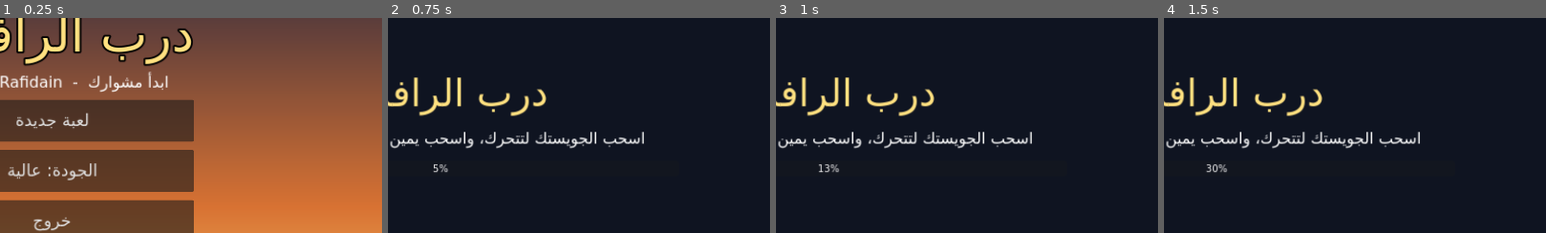
Above: before the commit, frames 1-4 (left to right).
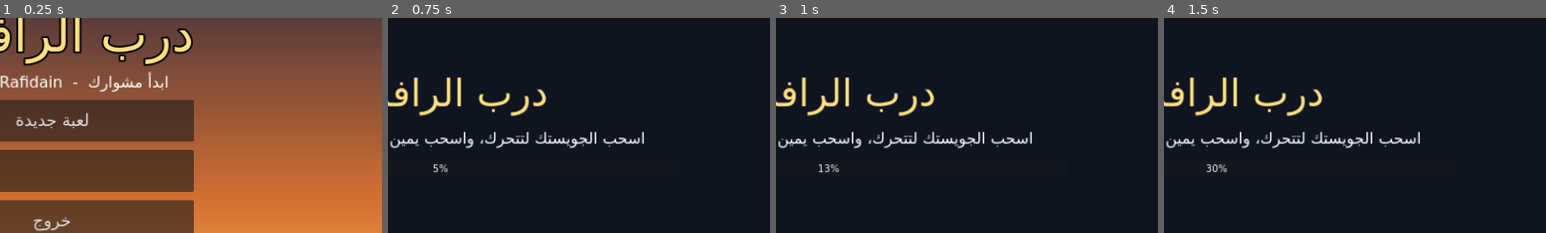
Above: after the commit, the same moments.

Repository: belal20202/darb
Game: Godot game, scene res://scenes/main_menu.tscn
The game is run twice, just before and just after one commit, with the same random seed, the same clock (stepped at 60 frames per second) and the same inputs.
Inputs (mouse positions are % of the whole screen's width and height, from its top left):
- Up to frame 1 (0.25 s): no input
- Up to frame 2 (0.75 s): click "لعبة جديدة" at 0.5 s
- Up to frame 3 (1 s): no input
- Up to frame 4 (1.5 s): move the mouse to (72, 45) at 1.27 s; hold D (move_right) from 1.28 s (still down); hold H (horn) from 1.28 s (still down); click (72, 45) at 1.42 s
The pictures show only the part of the screen within x 43-93%, y 26-76%; the shares and areas given below are measured in that part.

The runs differ from the first frame. In frame 1, 0.6% of the frame differs, in the area x 2-26%, y 67-76%; in frame 2, nothing differs; in frame 3, nothing differs; in frame 4, nothing differs.
Error after the commit: Out of bounds get index '3' (on base: 'Array') (res://scripts/main_menu.gd:86)

Commit message:
Update game.gd

Diff:
--- a/scripts/game.gd
+++ b/scripts/game.gd
@@ -3,7 +3,7 @@
 
 const SAVE_PATH := "user://darb_save.json"
 
-var money: int = 1500000
+var money: int = 5000
 var owned_vehicles: Array = []
 var owned_weapons: Array = []
 var owned_clothes: Array = ["shirt_white", "pants_black"]
@@ -11,7 +11,8 @@
 var weapon_equipped: String = ""
 var mission_index: int = 0
 var hours: float = 8.0
-var quality: int = 2
+var quality: int = 3        # 0 low, 1 medium, 2 high, 3 auto
+var tier: int = 1           # detected device class 0..2
 var busy: bool = false
 var joy: Vector2 = Vector2.ZERO
 var next_scene: String = "res://scenes/world.tscn"
@@ -33,6 +34,7 @@
 
 func _ready() -> void:
 	font = load("res://fonts/DejaVuSans.ttf")
+	tier = detect_tier()
 	_setup_input()
 	_build_items()
 	_build_landmarks()
@@ -42,7 +44,7 @@
 	var map := {
 		"move_forward": [KEY_W, KEY_UP], "move_back": [KEY_S, KEY_DOWN],
 		"move_left": [KEY_A, KEY_LEFT], "move_right": [KEY_D, KEY_RIGHT],
-		"interact": [KEY_E, KEY_F], "brake": [KEY_SPACE], "jump": [KEY_SPACE], "horn": [KEY_H], "phone": [KEY_TAB],
+		"interact": [KEY_E, KEY_F], "brake": [KEY_SPACE], "jump": [KEY_SPACE], "horn": [KEY_H], "sprint": [KEY_SHIFT], "phone": [KEY_TAB],
 	}
 	for a in map:
 		if not InputMap.has_action(a):
@@ -51,6 +53,23 @@
 			var e := InputEventKey.new()
 			e.physical_keycode = k
 			InputMap.action_add_event(a, e)
+
+func detect_tier() -> int:
+	var cores := OS.get_processor_count()
+	var mem_mb := 0
+	var mi := OS.get_memory_info()
+	if mi.has("physical"):
+		mem_mb = int(mi["physical"]) / 1048576
+	var score := 1
+	if cores >= 8:
+		score += 1
+	elif cores <= 4:
+		score -= 1
+	if mem_mb >= 6000:
+		score += 1
+	elif mem_mb > 0 and mem_mb < 3500:
+		score -= 1
+	return clampi(score, 0, 2)
 
 func play_ui(n: String) -> void:
 	if _ui == null:
@@ -80,27 +99,27 @@
 # ---------------------------------------------------------------- catalog
 func _build_items() -> void:
 	items = [
-		{"id": "pistol", "cat": "weapon", "name": "مسدس", "price": 1500000},
-		{"id": "shotgun", "cat": "weapon", "name": "بندقية صيد", "price": 3500000},
-		{"id": "smg", "cat": "weapon", "name": "رشاش خفيف", "price": 4500000},
-		{"id": "rifle", "cat": "weapon", "name": "بندقية آلية", "price": 9000000},
+		{"id": "pistol", "cat": "weapon", "name": "مسدس", "price": 400000},
+		{"id": "shotgun", "cat": "weapon", "name": "بندقية صيد", "price": 900000},
+		{"id": "smg", "cat": "weapon", "name": "رشاش خفيف", "price": 1200000},
+		{"id": "rifle", "cat": "weapon", "name": "بندقية آلية", "price": 2500000},
 		{"id": "shirt_white", "cat": "cloth", "slot": "shirt", "name": "دشداشة بيضاء", "price": 0, "color": Color(0.94, 0.94, 0.92), "robe": true},
-		{"id": "shirt_blue", "cat": "cloth", "slot": "shirt", "name": "قميص أزرق", "price": 45000, "color": Color(0.2, 0.4, 0.8)},
-		{"id": "shirt_red", "cat": "cloth", "slot": "shirt", "name": "قميص أحمر", "price": 35000, "color": Color(0.75, 0.12, 0.12)},
-		{"id": "shirt_green", "cat": "cloth", "slot": "shirt", "name": "قميص أخضر", "price": 40000, "color": Color(0.15, 0.5, 0.25)},
-		{"id": "shirt_black", "cat": "cloth", "slot": "shirt", "name": "قميص أسود", "price": 50000, "color": Color(0.08, 0.08, 0.1)},
-		{"id": "suit", "cat": "cloth", "slot": "shirt", "name": "بدلة رسمية", "price": 600000, "color": Color(0.12, 0.13, 0.2)},
+		{"id": "shirt_blue", "cat": "cloth", "slot": "shirt", "name": "قميص أزرق", "price": 8000, "color": Color(0.2, 0.4, 0.8)},
+		{"id": "shirt_red", "cat": "cloth", "slot": "shirt", "name": "قميص أحمر", "price": 6500, "color": Color(0.75, 0.12, 0.12)},
+		{"id": "shirt_green", "cat": "cloth", "slot": "shirt", "name": "قميص أخضر", "price": 7500, "color": Color(0.15, 0.5, 0.25)},
+		{"id": "shirt_black", "cat": "cloth", "slot": "shirt", "name": "قميص أسود", "price": 9000, "color": Color(0.08, 0.08, 0.1)},
+		{"id": "suit", "cat": "cloth", "slot": "shirt", "name": "بدلة رسمية", "price": 120000, "color": Color(0.12, 0.13, 0.2)},
 		{"id": "pants_black", "cat": "cloth", "slot": "pants", "name": "بنطلون أسود", "price": 0, "color": Color(0.08, 0.08, 0.09)},
-		{"id": "pants_jeans", "cat": "cloth", "slot": "pants", "name": "جينز", "price": 60000, "color": Color(0.2, 0.3, 0.5)},
-		{"id": "pants_beige", "cat": "cloth", "slot": "pants", "name": "بنطلون بيج", "price": 55000, "color": Color(0.72, 0.62, 0.45)},
-		{"id": "head_ghutra", "cat": "cloth", "slot": "head", "name": "غترة وعقال", "price": 90000, "head": "ghutra"},
-		{"id": "scooter", "cat": "bike", "name": "سكوتر", "price": 1200000, "bike": true, "color": Color(0.9, 0.5, 0.1), "dim": Vector3(0.6, 1.0, 1.7), "power": 650.0, "max_speed": 20.0, "mass": 160.0},
-		{"id": "moto", "cat": "bike", "name": "دراجة نارية", "price": 4500000, "bike": true, "color": Color(0.1, 0.1, 0.12), "dim": Vector3(0.7, 1.0, 2.1), "power": 1200.0, "max_speed": 38.0, "mass": 230.0},
-		{"id": "sedan", "cat": "car", "name": "سيدان عائلية", "price": 12000000, "color": Color(0.72, 0.74, 0.8), "dim": Vector3(1.8, 1.3, 4.3), "power": 2300.0, "max_speed": 38.0, "mass": 1100.0},
-		{"id": "taxi", "cat": "car", "name": "تكسي (أبيض وبرتقالي)", "price": 15000000, "taxi": true, "color": Color(0.96, 0.96, 0.96), "dim": Vector3(1.8, 1.3, 4.3), "power": 2300.0, "max_speed": 36.0, "mass": 1100.0},
-		{"id": "pickup", "cat": "car", "name": "بيك أب", "price": 20000000, "color": Color(0.78, 0.58, 0.25), "dim": Vector3(2.0, 1.6, 5.0), "power": 2800.0, "max_speed": 32.0, "mass": 1700.0},
-		{"id": "suv", "cat": "car", "name": "دفع رباعي", "price": 28000000, "color": Color(0.12, 0.18, 0.14), "dim": Vector3(2.0, 1.6, 4.8), "power": 3000.0, "max_speed": 34.0, "mass": 1900.0},
-		{"id": "sport", "cat": "car", "name": "سيارة رياضية", "price": 55000000, "color": Color(0.8, 0.1, 0.1), "dim": Vector3(1.9, 1.2, 4.4), "power": 3600.0, "max_speed": 52.0, "mass": 1200.0},
+		{"id": "pants_jeans", "cat": "cloth", "slot": "pants", "name": "جينز", "price": 12000, "color": Color(0.2, 0.3, 0.5)},
+		{"id": "pants_beige", "cat": "cloth", "slot": "pants", "name": "بنطلون بيج", "price": 10000, "color": Color(0.72, 0.62, 0.45)},
+		{"id": "head_ghutra", "cat": "cloth", "slot": "head", "name": "غترة وعقال", "price": 20000, "head": "ghutra"},
+		{"id": "scooter", "cat": "bike", "name": "سكوتر", "price": 300000, "bike": true, "color": Color(0.9, 0.5, 0.1), "dim": Vector3(0.6, 1.0, 1.7), "power": 650.0, "max_speed": 20.0, "mass": 160.0},
+		{"id": "moto", "cat": "bike", "name": "دراجة نارية", "price": 1000000, "bike": true, "color": Color(0.1, 0.1, 0.12), "dim": Vector3(0.7, 1.0, 2.1), "power": 1200.0, "max_speed": 38.0, "mass": 230.0},
+		{"id": "sedan", "cat": "car", "name": "سيدان عائلية", "price": 3000000, "color": Color(0.72, 0.74, 0.8), "dim": Vector3(1.8, 1.3, 4.3), "power": 2300.0, "max_speed": 38.0, "mass": 1100.0},
+		{"id": "taxi", "cat": "car", "name": "تكسي (أبيض وبرتقالي)", "price": 3500000, "taxi": true, "color": Color(0.96, 0.96, 0.96), "dim": Vector3(1.8, 1.3, 4.3), "power": 2300.0, "max_speed": 36.0, "mass": 1100.0},
+		{"id": "pickup", "cat": "car", "name": "بيك أب", "price": 5000000, "color": Color(0.78, 0.58, 0.25), "dim": Vector3(2.0, 1.6, 5.0), "power": 2800.0, "max_speed": 32.0, "mass": 1700.0},
+		{"id": "suv", "cat": "car", "name": "دفع رباعي", "price": 7000000, "color": Color(0.12, 0.18, 0.14), "dim": Vector3(2.0, 1.6, 4.8), "power": 3000.0, "max_speed": 34.0, "mass": 1900.0},
+		{"id": "sport", "cat": "car", "name": "سيارة رياضية", "price": 12000000, "color": Color(0.8, 0.1, 0.1), "dim": Vector3(1.9, 1.2, 4.4), "power": 3600.0, "max_speed": 52.0, "mass": 1200.0},
 	]
 
 func item(id: String) -> Dictionary:
@@ -185,36 +204,71 @@
 
 func _build_story() -> void:
 	story = [
-		{"title": "أول مشوار", "giver": "أبو علي", "from": 0, "to": 1, "vehicle": false, "reward": 150000,
+		{"title": "أول مشوار", "giver": "أبو علي", "from": 0, "to": 1,
 		 "intro": [["أبو علي", "هلا بيك ابني! أني أبو علي صاحب المخبز. اليوم المحل مزدحم وما أگدر أترك التنور."],
 				   ["أبو علي", "خذ هاي الصمونات الحارة وسلّمها لصاحب مقهى الشناشيل، وبعدها أعطيك أجرتك."]],
 		 "outro": [["صاحب المقهى", "الله يخليك! صمون أبو علي ما ينتسى. هاك هاي الأجرة."]]},
-		{"title": "أوراق مهمة", "giver": "الأستاذ ليث", "from": 1, "to": 3, "vehicle": false, "reward": 250000,
-		 "intro": [["الأستاذ ليث", "أنت الشاب اللي يشتغل مشاوير؟ عندي أوراق ضرورية لازم توصل مول الرافدين."],
-				   ["الأستاذ ليث", "الشارع طويل شوية، إذا عندك سكوتر أسرع. المحلات بالمول تبيع كل شي."]],
-		 "outro": [["موظف المول", "وصلت الأوراق! شكراً إلك. تگدر تتجول بالمول وتشتري دراجة أو ملابس."]]},
-		{"title": "اشتري دراجتك", "giver": "أبو علي", "from": 3, "to": 5, "vehicle": true, "reward": 350000,
-		 "intro": [["أبو علي", "شفتك تمشي على رجلك طول اليوم! روح لمحل الدراجات واشتري سكوتر."],
-				   ["أبو علي", "بعدين خذ هاي الوجبة لمطعم الفرات، لازم تكون بسيارة أو دراجة حتى تبقى حارة."]],
-		 "outro": [["صاحب المطعم", "يعطيك العافية! الوجبة وصلت سخنة. تنتظرك مشاوير أكثر."]]},
-		{"title": "التكسي", "giver": "الحاج كاظم", "from": 5, "to": 2, "vehicle": true, "reward": 450000,
-		 "intro": [["الحاج كاظم", "ابني، شغل التكسي أحسن شغل بالمدينة. اشتري تكسي من المعرض وخذ ركاب."],
-				   ["الحاج كاظم", "أو بس اطلب تكسي من التلفون إذا تريد توصل لمكان وتتعب."]],
-		 "outro": [["الحاج كاظم", "هذا مفتاح الرزق! افتح التلفون وابدأ شغل التكسي."]]},
+		{"title": "أوراق مهمة", "giver": "الأستاذ ليث", "from": 1, "to": 2,
+		 "intro": [["الأستاذ ليث", "أنت الشاب اللي يشتغل مشاوير؟ عندي أوراق ضرورية لازم توصل ساحة الرافدين."],
+				   ["الأستاذ ليث", "المشاوير القريبة أجرتها قليلة، بس كل ما تبعد أكثر تزيد أجرتك."]],
+		 "outro": [["موظف", "وصلت الأوراق! شكراً إلك، هاي أجرتك."]]},
+		{"title": "وجبة للمطعم", "giver": "أبو علي", "from": 2, "to": 5,
+		 "intro": [["أبو علي", "خذ هاي الأكلة لمطعم الفرات. وإذا جمعت فلوس، محل الدراجات يبيع سكوتر يسهّل عليك الطريق."]],
+		 "outro": [["صاحب المطعم", "يعطيك العافية! تنتظرك مشاوير أبعد وأجرتها أحسن."]]},
+		{"title": "رسالة للمستشفى", "giver": "الحاج كاظم", "from": 5, "to": 7,
+		 "intro": [["الحاج كاظم", "ابني، هاي رسالة مستعجلة للمستشفى. المسافة بعيدة بس أجرتها تستاهل."],
+				   ["الحاج كاظم", "وبعدين شغل التكسي أحسن شغل بالمدينة، اشتري تكسي من المعرض إذا صارت عندك فلوس."]],
+		 "outro": [["الحاج كاظم", "سلمت إيدك! هاي أجرتك. افتح التلفون إذا تحتاج تكسي."]]},
 	]
 
-func make_mission(i: int) -> Dictionary:
+func _blocks(a: int, b: int) -> int:
+	var ga: Vector2i = landmarks[a]["grid"]
+	var gb: Vector2i = landmarks[b]["grid"]
+	return absi(ga.x - gb.x) + absi(ga.y - gb.y)
+
+func _pair(i: int) -> Vector2i:
 	if i < story.size():
-		return story[i]
+		return Vector2i(int(story[i]["from"]), int(story[i]["to"]))
 	var r := RandomNumberGenerator.new()
 	r.seed = 7919 * (i + 1)
 	var n := landmarks.size()
 	var a := r.randi_range(0, n - 1)
-	var b := r.randi_range(0, n - 1)
-	if b == a:
-		b = (a + 5) % n
+	var want := mini(2 + (i - story.size()) / 4, 12)
+	var best := (a + 1) % n
+	var best_d := 999
+	for k in n:
+		if k == a:
+			continue
+		var diff := absi(_blocks(a, k) - want)
+		if diff < best_d or (diff == best_d and r.randf() < 0.4):
+			best_d = diff
+			best = k
+	return Vector2i(a, best)
+
+func _reward(i: int, dist: float, vehicle: bool) -> int:
+	var v := (1500.0 + dist * 28.0) * (1.25 if vehicle else 1.0) * (1.0 + float(i) * 0.03)
+	return int(roundf(v / 250.0)) * 250
+
+func make_mission(i: int) -> Dictionary:
+	var pr := _pair(i)
+	var a := pr.x
+	var b := pr.y
+	var travel := 0.0
+	if i > 0:
+		travel = float(_blocks(_pair(i - 1).y, a)) * Nav.B
+	var dist := float(_blocks(a, b)) * Nav.B + travel
+	if i < story.size():
+		var m: Dictionary = story[i].duplicate()
+		m["vehicle"] = false
+		m["reward"] = _reward(i, dist, false)
+		return m
+	var r := RandomNumberGenerator.new()
+	r.seed = 104729 * (i + 1)
+	var has_v := owned_vehicles.size() > 0
 	var giver: String = givers[r.randi() % givers.size()]
 	var kind := r.randi() % 5
+	if not has_v and (kind == 1 or kind == 2 or kind == 4):
+		kind = 0 if r.randf() < 0.5 else 3
 	var dest: String = landmarks[b]["name"]
 	var title := ""
 	var intro: Array = []
@@ -228,7 +282,7 @@
 		1:
 			title = "طلبية أكل"
 			vehicle = true
-			intro = [[giver, "الزبون ينتظر الأكل بـ %s. لازم بسيارة حتى ما يبرد." % dest], [giver, "يلا، كل دقيقة تفرق!"]]
+			intro = [[giver, "الزبون ينتظر الأكل بـ %s. لازم بسيارة أو دراجة حتى ما يبرد." % dest], [giver, "يلا، كل دقيقة تفرق!"]]
 			outro = [["الزبون", "حار وبوقته! تستاهل بخشيش."]]
 		2:
 			title = "راكب مستعجل"
@@ -242,11 +296,10 @@
 		_:
 			title = "جلب أغراض"
 			vehicle = true
-			intro = [[giver, "كلمني صديقي بـ %s يريد أغراض من عندي. خذها له بسيارتك." % dest]]
+			intro = [[giver, "كلمني صديقي بـ %s يريد أغراض من عندي. خذها له بسيارتك أو دراجتك." % dest]]
 			outro = [["الصديق", "يا هلا بيك! شكراً على المشوار."]]
-	var reward := 90000 + int(lm_dist(a, b) * 350.0) + i * 2000
-	reward = (reward / 5000) * 5000
-	return {"title": title, "giver": giver, "from": a, "to": b, "vehicle": vehicle, "reward": reward, "intro": intro, "outro": outro}
+	return {"title": title, "giver": giver, "from": a, "to": b, "vehicle": vehicle,
+		"reward": _reward(i, dist, vehicle), "intro": intro, "outro": outro}
 
 # ---------------------------------------------------------------- save / load
 func load_game_if_first() -> void:
@@ -258,7 +311,7 @@
 	return FileAccess.file_exists(SAVE_PATH)
 
 func reset_progress() -> void:
-	money = 1500000
+	money = 5000
 	owned_vehicles = []
 	owned_weapons = []
 	owned_clothes = ["shirt_white", "pants_black"]
@@ -292,18 +345,10 @@
 	weapon_equipped = d.get("weapon", "")
 	mission_index = int(d.get("mission", 0))
 	hours = float(d.get("hours", 8.0))
-	quality = int(d.get("quality", 2))
+	quality = int(d.get("quality", 3))
 	day = int(d.get("day", 0))
 
 func apply_quality() -> void:
 	var vp := get_viewport()
-	match quality:
-		0:
-			vp.msaa_3d = Viewport.MSAA_DISABLED
-			vp.scaling_3d_scale = 0.7
-		1:
-			vp.msaa_3d = Viewport.MSAA_DISABLED
-			vp.scaling_3d_scale = 0.85
-		_:
-			vp.msaa_3d = Viewport.MSAA_2X
-			vp.scaling_3d_scale = 1.0
+	vp.msaa_3d = Viewport.MSAA_DISABLED
+	vp.scaling_3d_scale = 1.0
